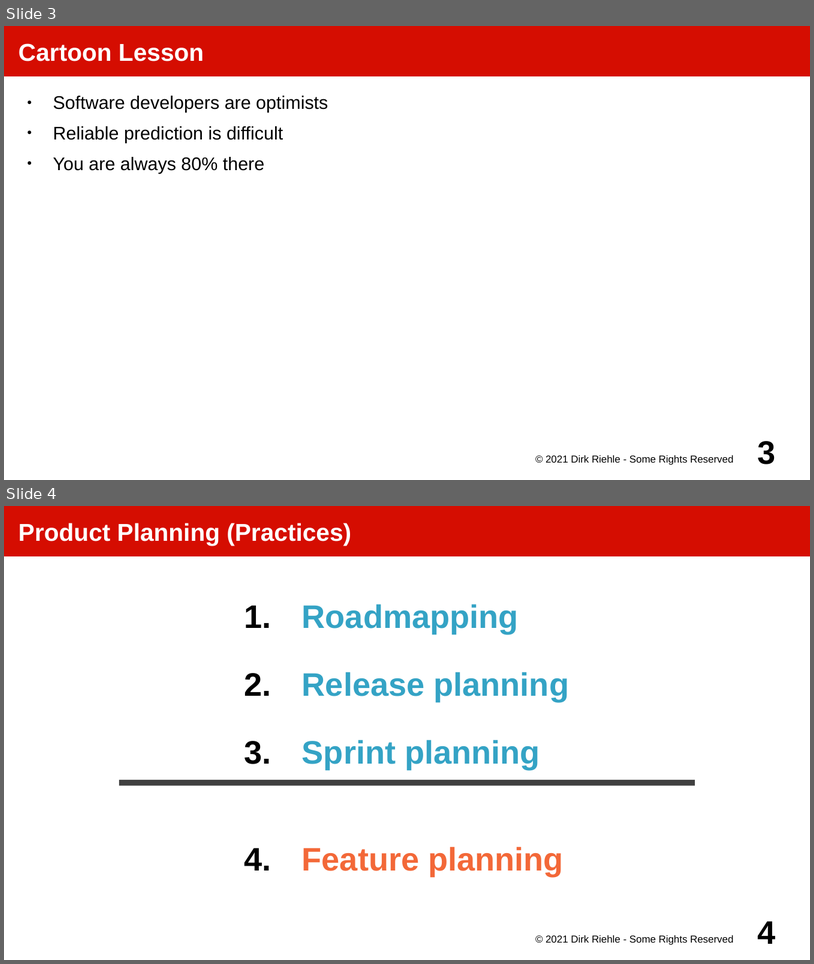
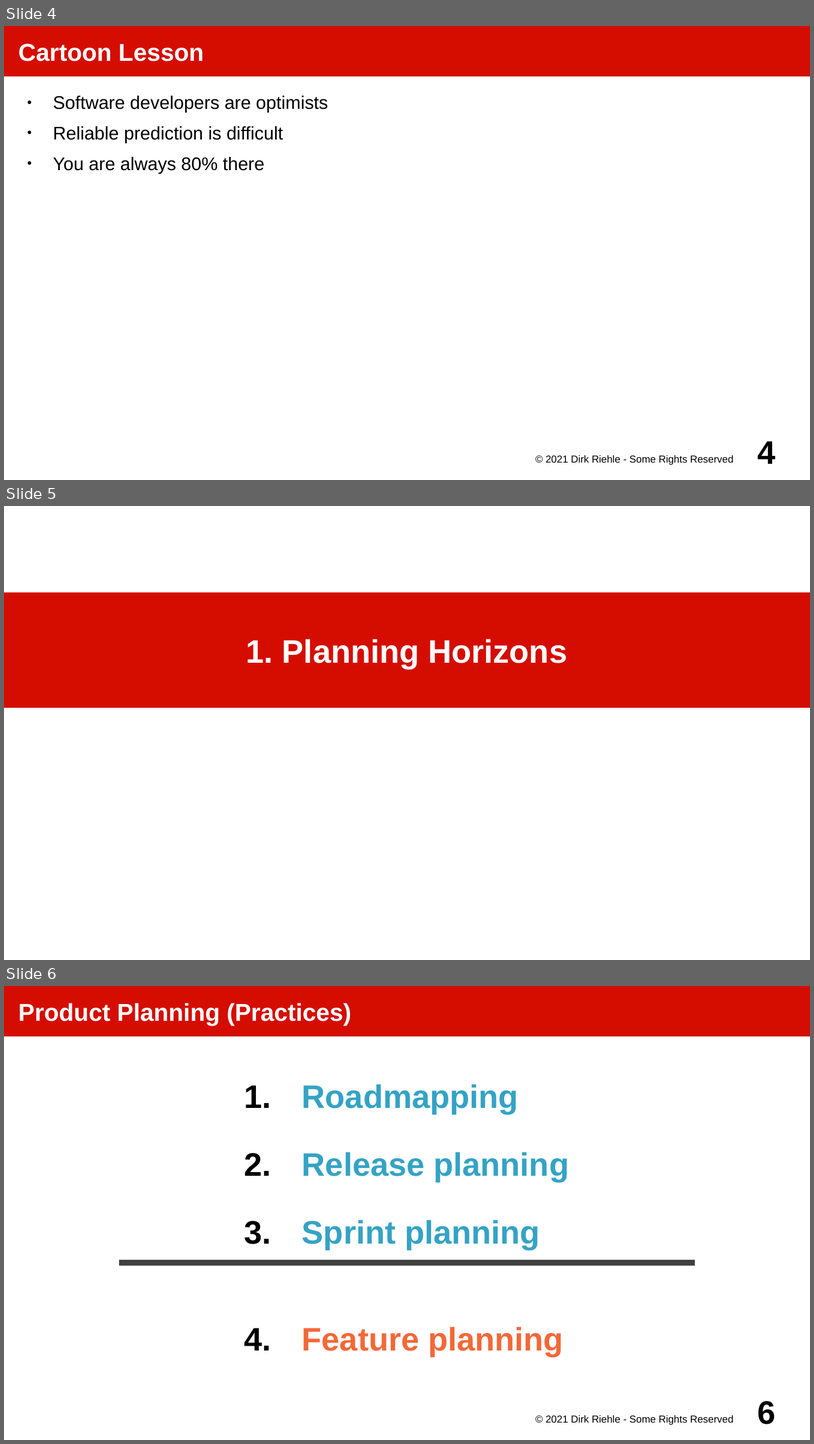
Before and after one commit to dirkriehle/amos-course, a slide deck: Lecture slides/AMOS D02 - Planning and Tracking.odp. Shown one above the other, each under a label of ours: slides 3 and 4 before the commit, slides 4, 5 and 6 after it. The pictures are 814x964 and 814x1444 pixels, drawn with LibreOffice and Linux fonts; fonts in the diff are those of the drawing. Boxes give left, top, right and bottom in pixels: in the first picture for what was removed or moved away, otherwise in the second. Text is boxed around its words. In the diff, an @@ line names an element or a change of style, - is before the commit and + after.

```diff
--- a/Lecture slides/AMOS D02 - Planning and Tracking.odp
+++ b/Lecture slides/AMOS D02 - Planning and Tracking.odp
@@ slide 5 added at [4,506,810,960], background #FFFFFF @@
@@ title added at [4,592,810,707], fill #D50D01, 32 pt, text #FFFFFF, bold @@
+1. Planning Horizons
@@ what was slide 3 is now slide 4 @@
@@ page number at [758,441,776,463]: text changed @@
-3
+4
@@ what was slide 4 is now slide 6 @@
@@ page number at [758,1401,776,1424]: text changed @@
-4
+6
```
Also in this commit, not shown: 1 slide changed, 6 other slides added, 15 other files.
